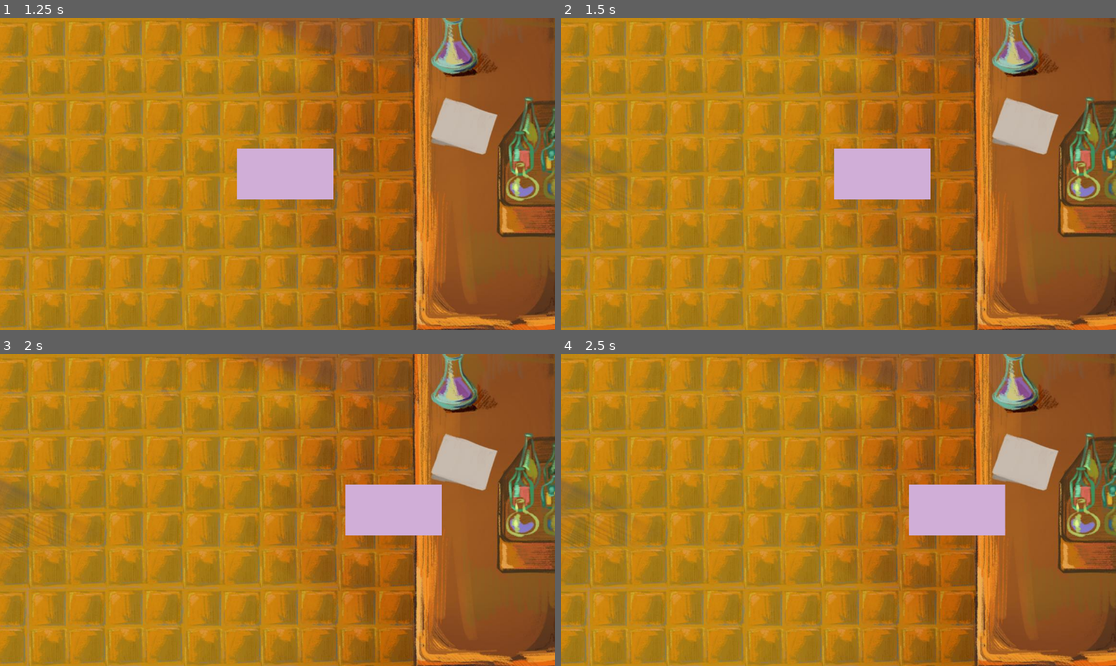
Above: before the commit, frames 1-4 (two rows, left to right).
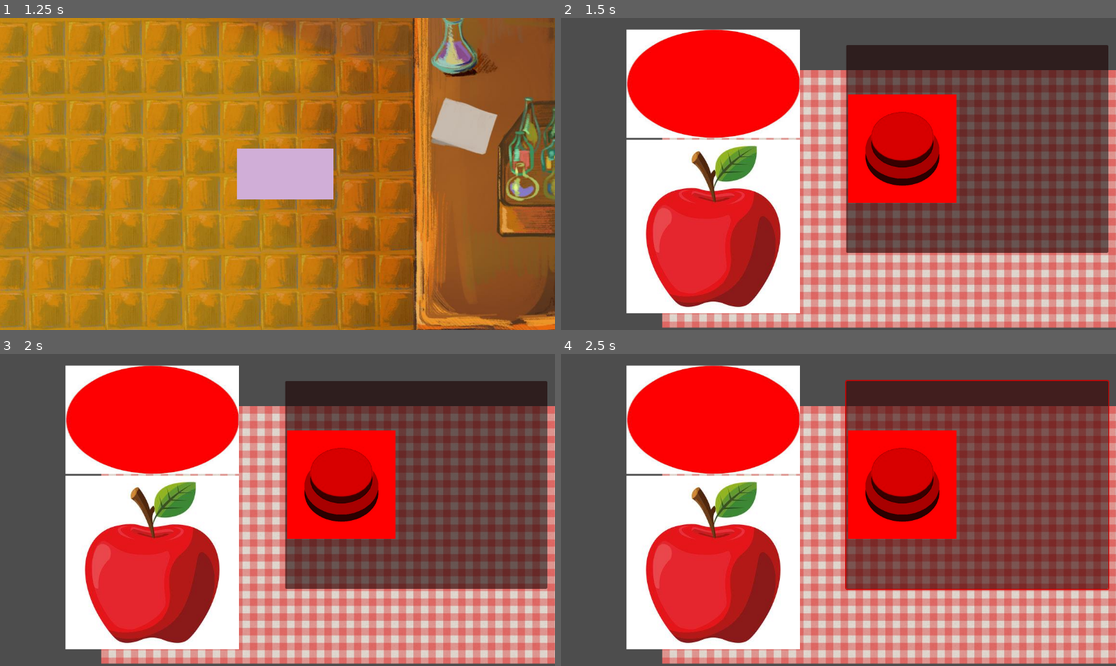
Above: after the commit, the same moments.

Repository: SakthivelanPandy/CamJam2025
Game: Godot game, scene res://scenes/perfume_house.tscn
Same seed, same stepped clock (60 frames per second), same inputs: the game is played once before the commit and once after it. This scene is started directly instead of the project's main scene.
Inputs (mouse positions are in pixels of both pictures, inside the frame that each line leads up to):
- Up to frame 1 (1.25 s): tap Enter (ui_accept) at 0.5, 0.77 s; hold Right (ui_right) from 0.53 s (still down)
- Up to frame 2 (1.5 s): keep holding Right (ui_right)
- Up to frame 3 (2 s): keep holding Right (ui_right); tap Enter (ui_accept) at 1.52 s
- Up to frame 4 (2.5 s): release Right (ui_right) at 2 s; click (977, 485) at 2.02 s

Frame 1 is identical in both runs. In frame 2, 100% of the frame differs, in the area x 0-100%, y 0-100%; in frame 3, 100%; in frame 4, 100%.

Commit message:
add potion making table

Diff:
--- a/scenes/game.tscn
+++ b/scenes/game.tscn
@@ -4524,6 +4524,9 @@
 [node name="Apple" parent="." instance=ExtResource("3_evuhy")]
 position = Vector2(-854, 138)
 
+[node name="Apple2" parent="." instance=ExtResource("3_evuhy")]
+ingredient_id = "apple2"
+
 [node name="Player" parent="." instance=ExtResource("1_m6tli")]
 position = Vector2(-3, -3)
 
--- a/scenes/game_manager.gd
+++ b/scenes/game_manager.gd
@@ -16,7 +16,7 @@
 			else:
 				ingredient.collected.connect(_on_ingredient_collected)
 
-	assign_task(["Apple","Apple"],1)
+	assign_task(["apple","apple"],1)
 
 func _on_ingredient_collected(ingredient_name):
 	if ingredient_name in inventory:
--- a/scenes/perfume_house.tscn
+++ b/scenes/perfume_house.tscn
@@ -1,11 +1,15 @@
-[gd_scene load_steps=5 format=3 uid="uid://c72q01ejqjxwr"]
+[gd_scene load_steps=7 format=3 uid="uid://c72q01ejqjxwr"]
 
 [ext_resource type="Texture2D" uid="uid://b3qyd7k481r46" path="res://assets/perfumeHouse.jpeg" id="1_oo57e"]
 [ext_resource type="PackedScene" uid="uid://cekpla2ei26xj" path="res://scenes/player.tscn" id="2_7102m"]
 [ext_resource type="Script" path="res://scripts/exit.gd" id="3_4v2qi"]
+[ext_resource type="Script" path="res://scripts/enter_table.gd" id="4_pmdfk"]
 
 [sub_resource type="RectangleShape2D" id="RectangleShape2D_ysl3h"]
 size = Vector2(156, 116)
+
+[sub_resource type="RectangleShape2D" id="RectangleShape2D_h6sc8"]
+size = Vector2(417, 973)
 
 [node name="PerfumeHouse" type="Node2D"]
 
@@ -27,4 +31,12 @@
 position = Vector2(-407, -590)
 shape = SubResource("RectangleShape2D_ysl3h")
 
+[node name="enterTable" type="Area2D" parent="."]
+script = ExtResource("4_pmdfk")
+
+[node name="CollisionShape2D" type="CollisionShape2D" parent="enterTable"]
+position = Vector2(576.5, -150.5)
+shape = SubResource("RectangleShape2D_h6sc8")
+
 [connection signal="body_entered" from="Exit" to="Exit" method="_on_body_entered"]
+[connection signal="body_entered" from="enterTable" to="enterTable" method="_on_body_entered"]
--- /dev/null
+++ b/scenes/table.tscn
@@ -0,0 +1,57 @@
+[gd_scene load_steps=6 format=3 uid="uid://5cyip1ekfbxh"]
+
+[ext_resource type="Texture2D" uid="uid://bedrvpgp5o2bq" path="res://assets/button.jpeg" id="1_ta4lw"]
+[ext_resource type="Script" path="res://scripts/control.gd" id="3_54fgp"]
+[ext_resource type="Texture2D" uid="uid://oentvjdheu4v" path="res://assets/images.jpeg" id="3_pdgnf"]
+[ext_resource type="Texture2D" uid="uid://bwwrgh4vbelmw" path="res://assets/table.jpeg" id="3_tl23i"]
+[ext_resource type="Texture2D" uid="uid://bau8l7al2m3gu" path="res://assets/apple.jpeg" id="5_uuoce"]
+
+[node name="Node2D" type="Node2D"]
+
+[node name="Sprite2D" type="Sprite2D" parent="."]
+position = Vector2(688, 376)
+scale = Vector2(0.597396, 0.594444)
+texture = ExtResource("1_ta4lw")
+
+[node name="Control" type="Control" parent="."]
+layout_mode = 3
+anchors_preset = 0
+offset_left = 136.0
+offset_top = 24.0
+offset_right = 864.0
+offset_bottom = 488.0
+script = ExtResource("3_54fgp")
+
+[node name="Button" type="Button" parent="Control"]
+layout_mode = 0
+offset_left = 456.0
+offset_top = 32.0
+offset_right = 1000.0
+offset_bottom = 464.0
+icon = ExtResource("3_tl23i")
+
+[node name="ingredient_labels" type="GridContainer" parent="Control"]
+layout_mode = 0
+offset_right = 160.0
+offset_bottom = 152.0
+
+[node name="label_1" type="Label" parent="Control/ingredient_labels"]
+layout_mode = 2
+
+[node name="label_2" type="Label" parent="Control/ingredient_labels"]
+layout_mode = 2
+
+[node name="ingredient_icons" type="GridContainer" parent="Control"]
+layout_mode = 0
+offset_right = 40.0
+offset_bottom = 40.0
+
+[node name="icon_1" type="TextureRect" parent="Control/ingredient_icons"]
+layout_mode = 2
+texture = ExtResource("3_pdgnf")
+
+[node name="icon_2" type="TextureRect" parent="Control/ingredient_icons"]
+layout_mode = 2
+texture = ExtResource("5_uuoce")
+
+[connection signal="pressed" from="Control/Button" to="Control" method="_on_button_pressed"]
--- /dev/null
+++ b/scripts/control.gd
@@ -0,0 +1,35 @@
+extends Control
+
+@onready var action_button = $Button
+@onready var ingredient_icons = {
+	"ingredient_1": $ingredient_icons/icon_1,
+	"ingredient_2": $ingredient_icons/icon_2
+}
+@onready var ingredient_labels = {
+	"apple": $ingredient_labels/label_1,
+	"ingredient_2": $ingredient_labels/label_2
+}
+
+func update_ingredient_ui():
+	#for ingredient_name in Global.ingredients.keys():
+		#var ingredient = Global.ingredients[ingredient_name]
+		#ingredient_labels[ingredient_name].text = str(ingredient["needed"] - ingredient["collected"])
+	for ingredient in Global.to_collect:
+		if Global.to_collect[ingredient] > Global.inventory.get(ingredient,0):
+			ingredient_labels[ingredient].text =  "You need " + str(Global.to_collect[ingredient] - Global.inventory.get(ingredient,0)) + " more " + ingredient
+			print("You need " + str(Global.to_collect[ingredient] - Global.inventory.get(ingredient,0)) + " more " + ingredient)
+	if Global.check_ingredients_ready():
+		action_button.modulate = Color(1, 0, 0)
+	else:
+		action_button.modulate = Color(0.5, 0.5, 0.5)
+
+
+func _ready():
+	update_ingredient_ui()
+
+
+func _on_button_pressed() -> void:
+	if Global.check_ingredients_ready():
+		print("Creating Perfume...")
+	else:
+		print("You need more ingredients.")
--- /dev/null
+++ b/scripts/enter_table.gd
@@ -0,0 +1,18 @@
+extends Area2D
+
+
+# Called when the node enters the scene tree for the first time.
+func _ready() -> void:
+	pass # Replace with function body.
+
+
+# Called every frame. 'delta' is the elapsed time since the previous frame.
+func _process(delta: float) -> void:
+	pass
+
+
+
+
+func _on_body_entered(body: Node2D) -> void:
+	if body.is_in_group("player"):
+		get_tree().change_scene_to_file("res://scenes/table.tscn")
--- a/scripts/global.gd
+++ b/scripts/global.gd
@@ -6,6 +6,13 @@
 var to_collect = {}
 var current_task : int
 var collected_ingredients = []
+
+func check_ingredients_ready():
+	var ready = true
+	for ingredient in to_collect:
+		if to_collect[ingredient] > inventory.get(ingredient,0):
+			ready = false
+	return ready
 
 # Called when the node enters the scene tree for the first time.
 func _ready() -> void:
Binary file added: assets/button.jpeg
Not shown, added: assets/button.jpeg.import
Binary file added: assets/table.jpeg
Not shown, added: assets/table.jpeg.import
